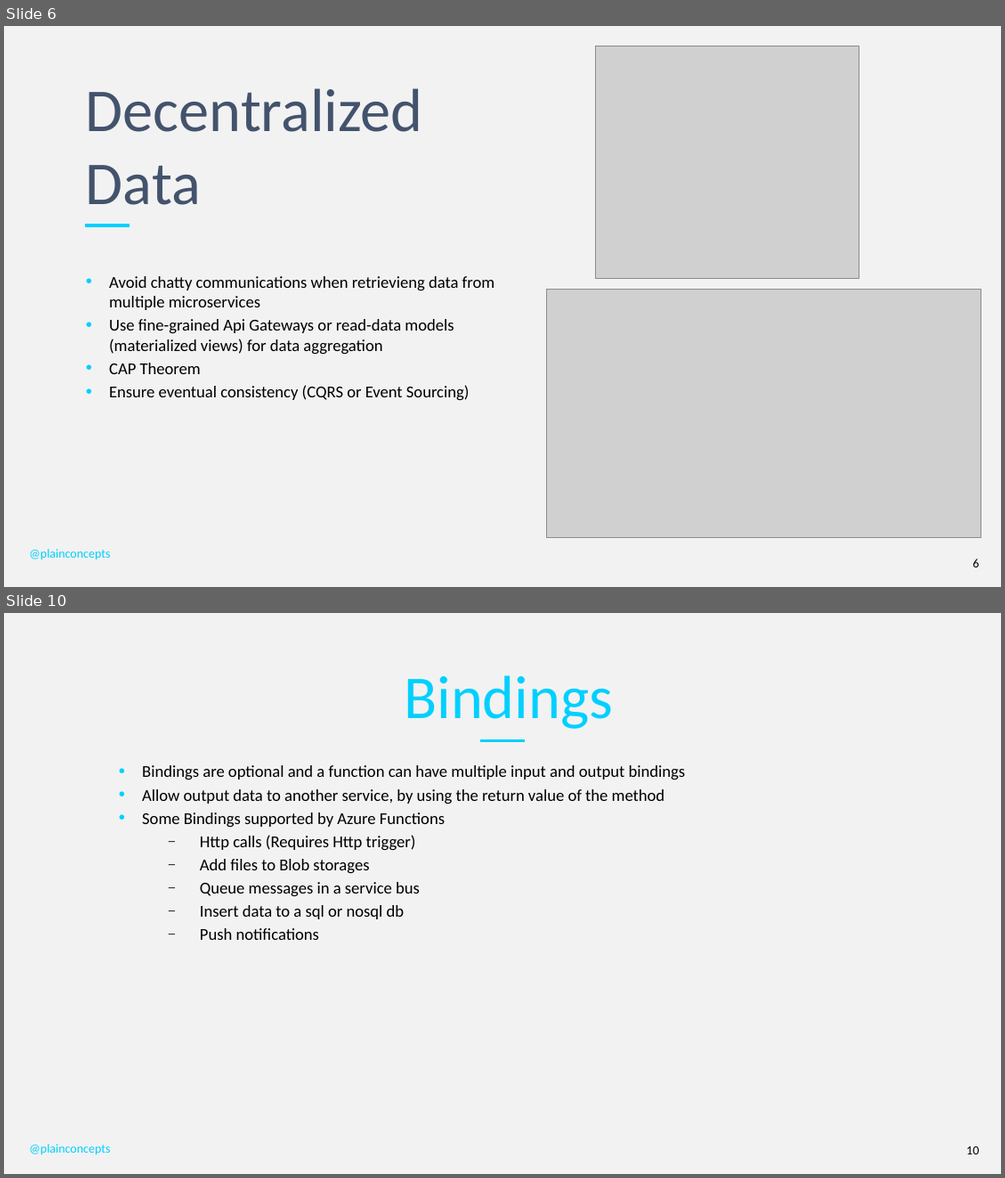
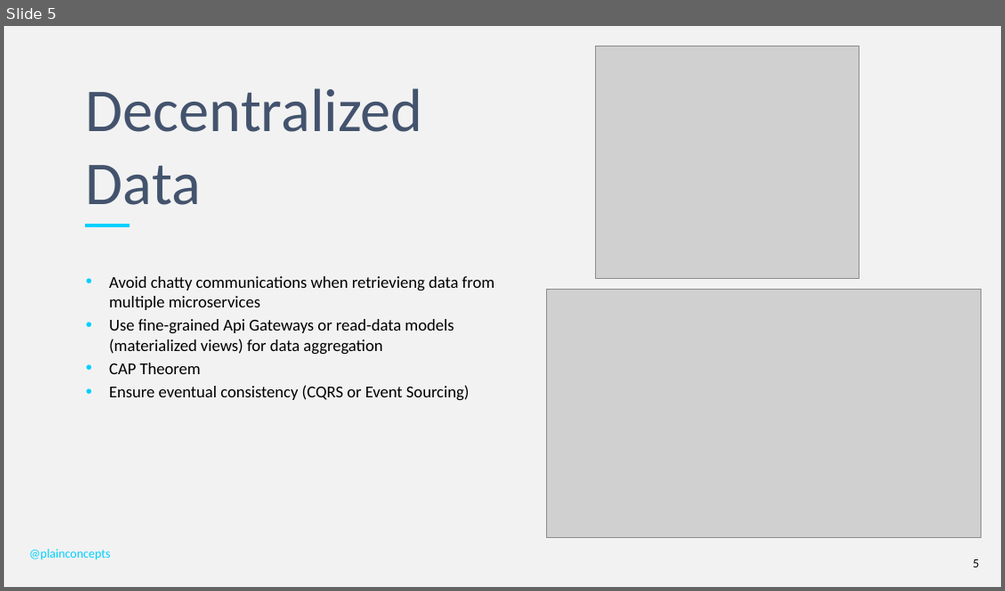
Before and after one commit to PlainConcepts/NetCore-Docker-Workshop, a slide deck: Docu/BestPractices&Antipatterns.pptx. Shown one above the other, each under a label of ours: slides 6 and 10 before the commit, slide 5 after it; the slides between them are not shown. The pictures are 1005x1178 and 1005x591 pixels, drawn with LibreOffice and Linux fonts; fonts in the diff are those of the drawing; grey boxes stand for pictures; background and template pictures are left out. Boxes give left, top, right and bottom in pixels: in the first picture for what was removed or moved away, otherwise in the second. Text is boxed around its words. In the diff, an @@ line names an element or a change of style, - is before the commit and + after.

```diff
--- a/Docu/BestPractices&Antipatterns.pptx
+++ b/Docu/BestPractices&Antipatterns.pptx
@@ slide 10 removed at bbox=[4, 613, 1001, 1174], background #F2F2F2 @@
@@ title removed at bbox=[404, 675, 613, 729] @@
-Bindings
@@ line removed from (480, 741) to (525, 741) @@
@@ text removed at bbox=[142, 765, 686, 940] @@
-• Bindings are optional and a function can have multiple input and output bindings
-• Allow output data to another service, by using the return value of the method
-• Some Bindings supported by Azure Functions
-  – Http calls (Requires Http trigger)
-  – Add files to Blob storages
-  – Queue messages in a service bus
-  – Insert data to a sql or nosql db
-  – Push notifications
@@ text removed at bbox=[29, 1143, 110, 1155] @@
-@plainconcepts
@@ page number removed at bbox=[966, 1146, 979, 1154] @@
-10
@@ what was slide 6 is now slide 5 @@
```
Also in this commit, not shown: 2 slides changed, 4 slides added, 9 other slides removed.
